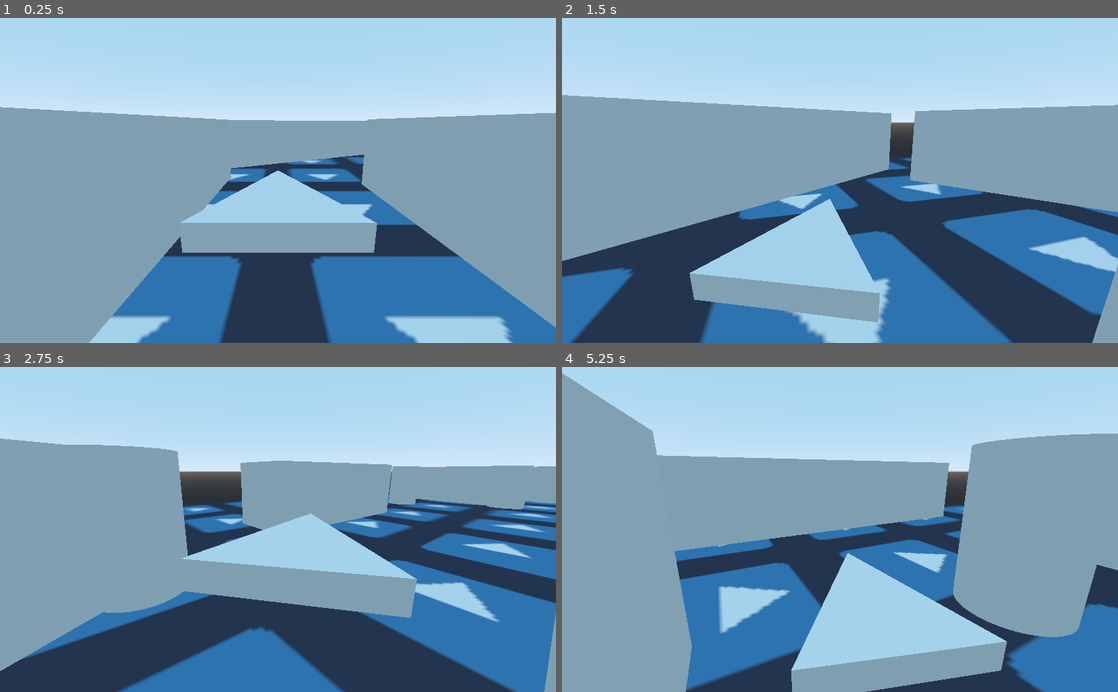
Above: before the commit, frames 1-4 (two rows, left to right).
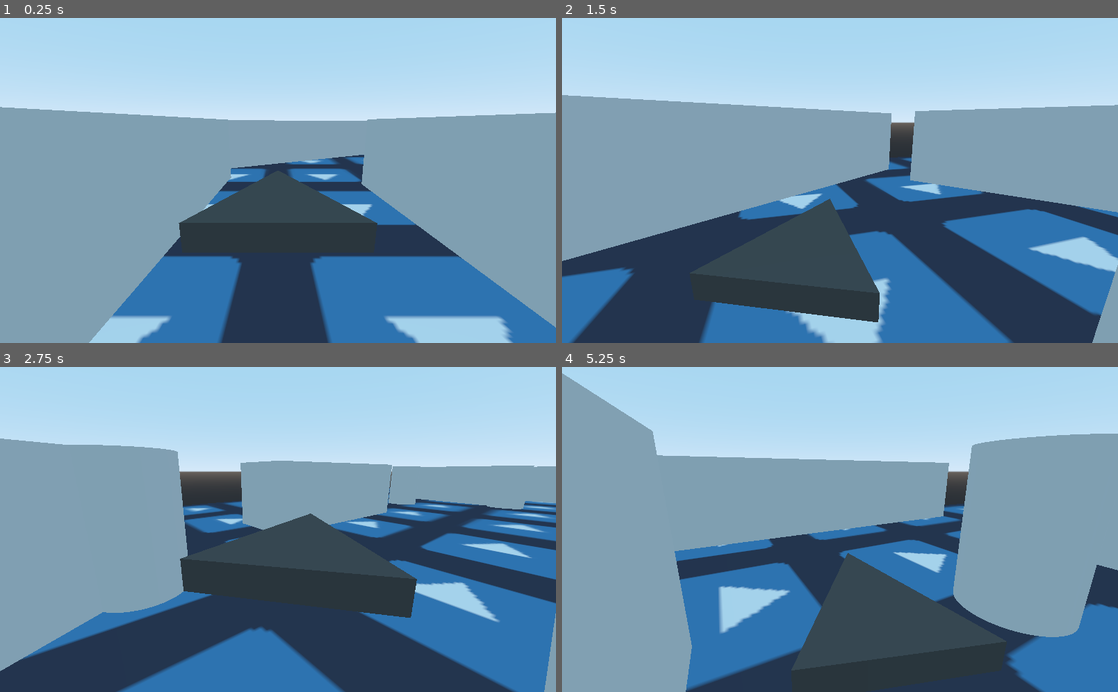
Above: after the commit, the same moments.

Repository: winston-yallow/godot_wild_jam_20
Game: Godot game, scene res://maps/00_Test.tscn
Same seed, same stepped clock (60 frames per second), same inputs: the game is played once before the commit and once after it. The engine's default icon, where the game draws it, is replaced by a stand-in: a white triangle on a blue panel in a dark square.
Inputs:
- Up to frame 1 (0.25 s): no input
- Up to frame 2 (1.5 s): hold D (game_right) 0.53-1.28 s; hold S (game_down) from 1.28 s (still down)
- Up to frame 3 (2.75 s): release S (game_down) at 2.03 s; hold D (game_right) from 2.03 s (still down)
- Up to frame 4 (5.25 s): release D (game_right) at 2.78 s; hold W (game_up) 2.78-3.53 s; hold A (game_left) 3.53-5.03 s; hold S (game_down) from 5.03 s (still down)

The runs differ from the first frame. In frame 1, 6.1% of the frame differs, in the area x 32-68%, y 47-73%; in frame 2, 7.6%; in frame 3, 8.3%; in frame 4, 9.9%, in the area x 41-80%, y 57-100%.

Commit message:
Dark material for player

Diff:
--- a/game/player/Player.tscn
+++ b/game/player/Player.tscn
@@ -1,11 +1,14 @@
-[gd_scene load_steps=4 format=2]
+[gd_scene load_steps=5 format=2]
 
 [ext_resource path="res://player/Player.gd" type="Script" id=1]
 
 [sub_resource type="PrismMesh" id=1]
 size = Vector3( 1.5, 2, 0.25 )
 
-[sub_resource type="SphereShape" id=2]
+[sub_resource type="SpatialMaterial" id=2]
+albedo_color = Color( 0.333333, 0.333333, 0.333333, 1 )
+
+[sub_resource type="SphereShape" id=3]
 radius = 4.0
 
 [node name="Player" type="Spatial"]
@@ -14,9 +17,9 @@
 [node name="Mesh" type="MeshInstance" parent="."]
 transform = Transform( 1, 0, 0, 0, -4.37114e-08, 1, 0, -1, -4.37114e-08, 0, 0, -0.136865 )
 mesh = SubResource( 1 )
-material/0 = null
+material/0 = SubResource( 2 )
 
 [node name="PathDetector" type="Area" parent="."]
 
 [node name="CollisionShape" type="CollisionShape" parent="PathDetector"]
-shape = SubResource( 2 )
+shape = SubResource( 3 )
